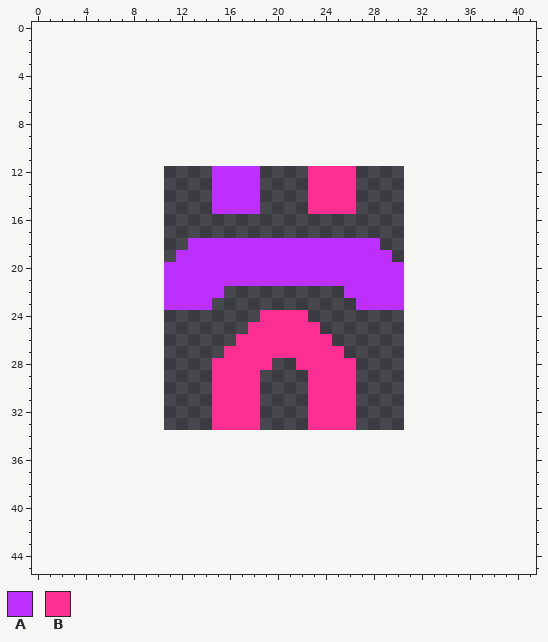
Pixel-art sprite, stored at biclops.png. That is the earlier state.
The file is 20x22 pixels. The old version is drawn lined up with the new one, on the new canvas.
Palette (. is transparent): A #bd2fff  B #ff2f91
Pixels before, first column x 11:
12 ....AAAA....BBBB....
13 ....AAAA....BBBB....
14 ....AAAA....BBBB....
15 ....AAAA....BBBB....
16 ....................
17 ....................
18 ..AAAAAAAAAAAAAAAA..
19 .AAAAAAAAAAAAAAAAAA.
20 AAAAAAAAAAAAAAAAAAAA
21 AAAAAAAAAAAAAAAAAAAA
22 AAAAA..........AAAAA
23 AAAA............AAAA
24 ........BBBB........
25 .......BBBBBB.......
26 ......BBBBBBBB......
27 .....BBBBBBBBBB.....
28 ....BBBBB..BBBBB....
29 ....BBBB....BBBB....
30 ....BBBB....BBBB....
31 ....BBBB....BBBB....
32 ....BBBB....BBBB....
33 ....BBBB....BBBB....
The same view after the edit:
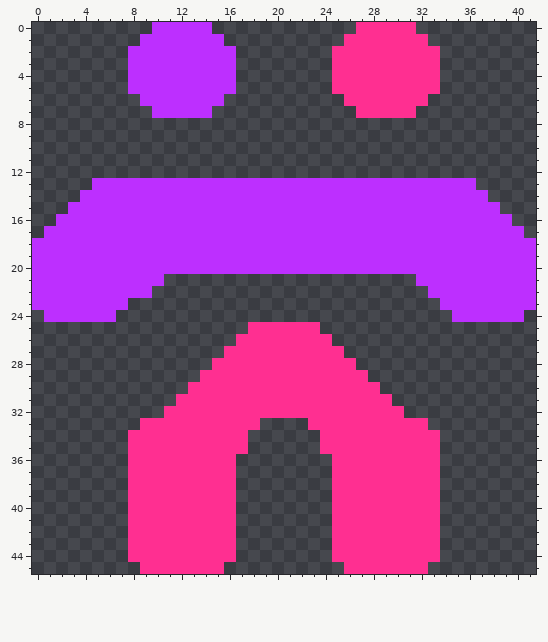
From old to new:
canvas 20x22 -> 42x46, the old top-left corner now at 11,12
There is now colour A in row 0 at x 10 to 14; in row 1 at x 9 to 15; in rows 2 to 5 at x 8 to 16; in row 6 at x 9 to 15; in row 7 at x 10 to 14; in row 13 at x 5 to 14, 19 to 22 and 27 to 36.
There is now colour A in row 14 at x 4 to 14, 19 to 22 and 27 to 37; in row 15 at x 3 to 14, 19 to 22 and 27 to 38; in row 16 at x 2 to 39; in row 17 at x 1 to 40; in row 18 at x 0 to 12 and 29 to 41; in row 19 at x 0 to 11 and 30 to 41.
There is now colour A in row 20 at x 0 to 10 and 31 to 41; in row 21 at x 0 to 10 and 32 to 41; in row 22 at x 0 to 9 and 33 to 41; in row 23 at x 0 to 7 and 34 to 41; in row 24 at x 1 to 6 and 35 to 40.
The edit turns colour B into colour A in rows 13 to 15 at x 23 to 26.
There is now colour B in row 0 at x 27 to 31; in row 1 at x 26 to 32; in rows 2 to 5 at x 25 to 33; in row 6 at x 26 to 32; in row 7 at x 27 to 31; in row 28 at x 20 to 21.
There is now colour B in row 29 at x 14, 19 to 22 and 27; in row 30 at x 13 to 14, 19 to 22 and 27 to 28; in row 31 at x 12 to 14, 19 to 22 and 27 to 29; in row 32 at x 11 to 14, 19 to 22 and 27 to 30; in row 33 at x 9 to 14 and 27 to 32; in rows 34 to 35 at x 8 to 17 and 24 to 33.
There is now colour B in rows 36 to 44 at x 8 to 16 and 25 to 33; in row 45 at x 9 to 15 and 26 to 32.
The author cleared colour A in row 12 at x 15 to 18; in row 21 at x 11 to 30; in row 22 at x 11 to 15 and 26 to 30; in row 23 at x 11 to 14 and 27 to 30.
The author cleared colour B in row 12 at x 23 to 26; in row 24 at x 19 to 22.
Boxes around the changes in both pictures, in picture pixels (x1, y1, x2, y2):
added: (128, 22, 236, 118)
added: (332, 22, 440, 118)
changed: (32, 166, 536, 574)
